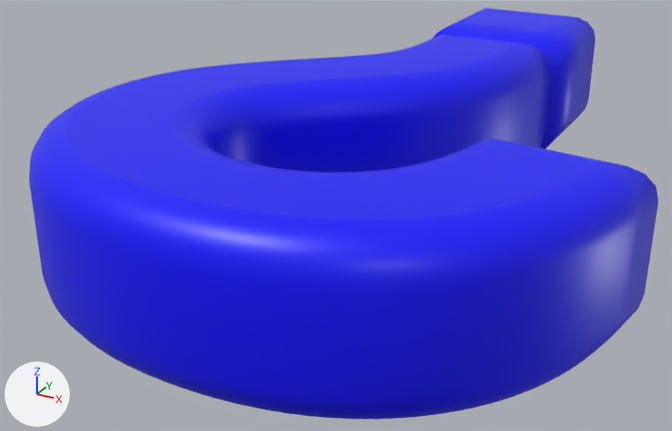
An edit to the glTF model 3dWords/fonts/glb/191.glb, drawn before and after from the same camera.
One viewpoint serves both versions: a camera (50 mm lens) standing at (0.999, -0.999, 0.474) and looking at (0.375, 0.136, -0.094). The lights are fixed; the arrows at lower left show +X, +Y and +Z. Vertices at the same position are counted once.

In view in the first picture: 'texto'.
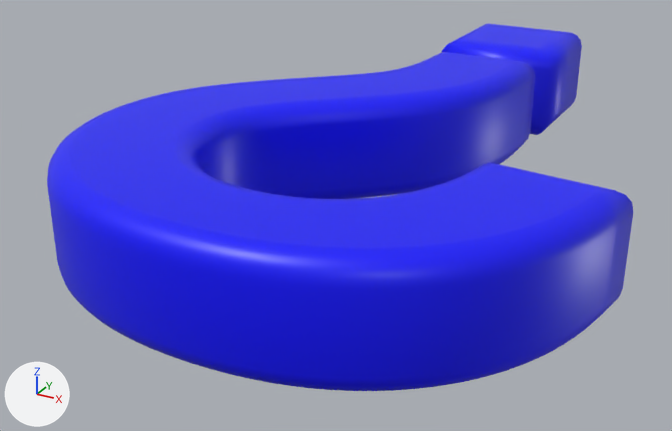
What changed in the scene script:
```text
Change me_texto_123:
    used by ob_texto; location = (0.0, 0.0, 0.0)
    remove me_texto_123.from_pydata(...)  # 2340 vertices, 4672 faces; spans x 0.063..0.848, y -0.358..0.812, z -0.11..0.11
    add me_texto_123.from_pydata(...)  # 2340 vertices, 4672 faces; spans x 0.083..0.825, y -0.338..0.792, z -0.08..0.08
    me_texto_123 part 1: the loose piece of 2300 vertices spanning x 0.063..0.848, y -0.358..0.553, z -0.11..0.11 is rebuilt with 2300 vertices and now spans x 0.083..0.825, y -0.338..0.533, z -0.08..0.08
    me_texto_123 part 2: the loose piece of 40 vertices spanning x 0.329..0.576, y 0.565..0.812, z -0.11..0.11 is rebuilt with 40 vertices and now spans x 0.349..0.556, y 0.585..0.792, z -0.08..0.08
```

Pixel boxes (x1, y1, x2, y2) of what changed, in the pictures (672 x 431 px):
'texto', reshaped (7% narrower, 11% shorter): before (29, 8, 658, 419); after (47, 24, 633, 391)
part 1 of me_texto_123, rebuilt (7% narrower, 12% shorter): before (29, 34, 658, 419); after (47, 52, 633, 391)
part 2 of me_texto_123, rebuilt (13% narrower, 21% shorter): before (433, 8, 595, 149); after (442, 24, 582, 135)
